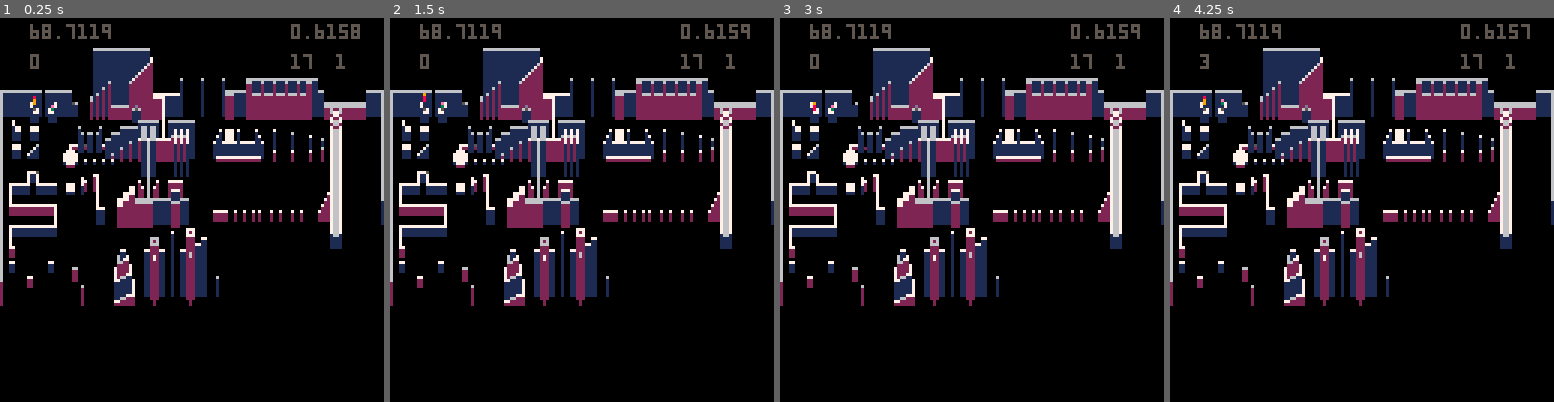
Above: before the commit, frames 1-4 (left to right).
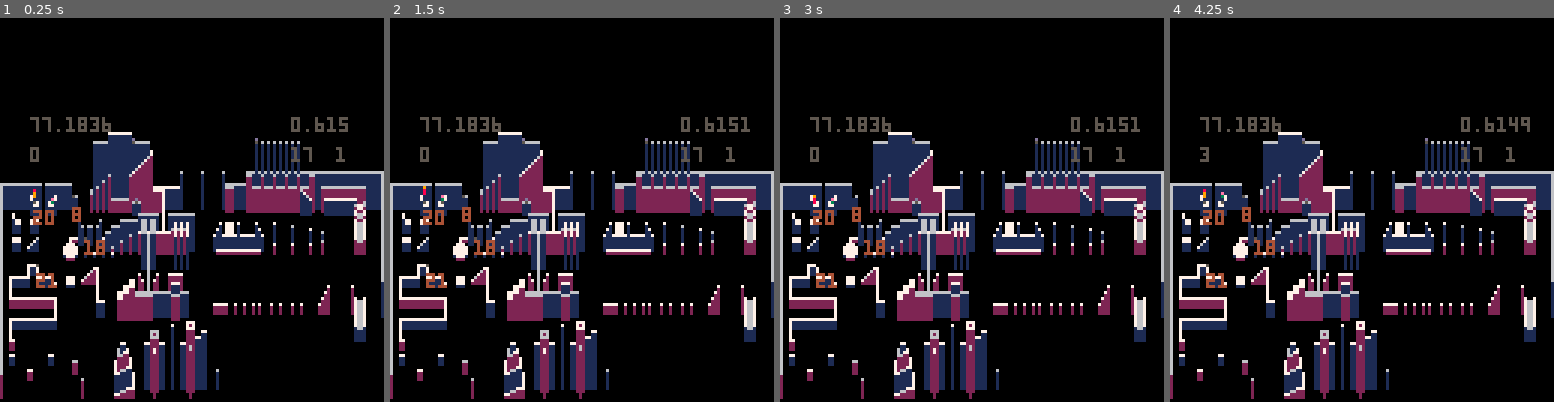
Above: after the commit, the same moments.

Repository: arnodick/tiny_parkour
Game: PICO-8 cartridge tinyp.p8
Same seed, same stepped clock (60 frames per second), same inputs: the game is played once before the commit and once after it.
Inputs:
- Up to frame 1 (0.25 s): no input
- Up to frame 2 (1.5 s): tap O (Z key) at 0.33, 0.7, 1.43 s; tap X (X key) at 1.07 s
- Up to frame 3 (3 s): tap X (X key) at 2.07, 2.4, 2.73 s; tap O (Z key) at 2.22 s
- Up to frame 4 (4.25 s): tap X (X key) every 0.33 s from 3.07 to 4.07 s; tap O (Z key) at 3.1, 3.98 s

The runs differ from the first frame. In frame 1, 38% of the frame differs, in the area x 0-100%, y 1-100%; in frame 2, 38%; in frame 3, 38%; in frame 4, 38%.

Commit message:
design and button stuff

Diff:
--- a/tinyp.p8
+++ b/tinyp.p8
@@ -17,7 +17,7 @@
 	makeitem(44,2,-5,1,8,9,4,7)--13 top detour
 	makeitem(71,35,-4,1,10,8,9)--14 false leap of faith
 	makeitem(68,11,-10,1,10,11,12,10)--15 secret reveal!
-	makeitem(93,1,-13,1,8,9,4,0,11)--16 top hook jumps
+	makeitem(93,1,-13,1,8,9,4,0,11,26)--16 top hook jumps
 	makeitem(79,14,-10,1,10,11,12,12,11)--17 secret climb
 	makeitem(28,11,-2,1,0,0,20,15)--18 invisible checkpoint
 	makeitem(76,15,-1,1,10,8,9,11)--19 post lof
@@ -27,6 +27,7 @@
 	makeitem(12,22,-3,1,8,9,4,0,0,0)--23 s route
 	makeitem(14,0,-10,1,10,11,24)--24 secret get!
 	makeitem(27,25,-3,1,8,9,4,4,5)--25 crossroad
+	makeitem(120,0,-13,1,8,9,4,0)--26 top innaccess
 	add(items,item_list[8])
 	add(items,item_list[18])
 	add(items,item_list[20])
@@ -34,19 +35,31 @@
 end
 
 function buttons_i()
-	makebutton(45, 2, -mget(45,2),  1,13,5,49, 2, mget(49,0),15,1)
-	makebutton(45, 2, -mget(45,2),  1,13,5,49, 1, mget(49,0),15,1)
-	makebutton(91, 15,-mget(91,15), 1,13,5,91, 15,0,20,-1)
-	makebutton(97, 15,-mget(97,15), 1,13,5,97, 15,0,20,-1)
-	makebutton(103,15,-mget(103,15),1,13,5,103,15,0,20,-1)
-	makebutton(107,15,-mget(107,15),1,13,5,107,15,0,20,-1)
-	makebutton(91, 14,-mget(91,14), 1,13,5,91, 14,0,20,-1)
-	makebutton(97, 14,-mget(97,14), 1,13,5,97, 14,0,20,-1)
-	makebutton(103,14,-mget(103,14),1,13,5,103,14,0,20,-1)
-	makebutton(107,14,-mget(107,14),1,13,5,107,14,0,20,-1)
-	makebutton(81,35,-mget(81,35),1,13,5,81,35,0,10,-1)
-	makebutton(90,35,-mget(90,35),1,13,5,90,35,0,10,-1)
-	makebutton(97,35,-mget(97,35),1,13,5,97,35,0,10,-1)
+	makebutton(45, 2, -mget(45,2),  1,13,5,49, 2,22,15,1,true)
+	makebutton(45, 2, -mget(45,2),  1,13,5,49, 1,22,15,1,true)
+	makebutton(44, 0, -mget(44,0),  1,13,5,122,1, 8,30,1,true)
+	makebutton(44, 0, -mget(44,0),  1,13,5,123,1, 9,30,1,true)
+	makebutton(44, 0, -mget(44,0),  1,13,5,124,1,10,30,1,true)
+	makebutton(44, 0, -mget(44,0),  1,13,5,125,1,11,30,1,true)
+	makebutton(44, 0, -mget(44,0),  1,13,5,126,1,12,30,1,true)
+	makebutton(101, 0,-mget(101,0), 1,13,5,101,0,22,10,1,false)
+	makebutton(85, 0, -mget(85,0),  1,13,5,78, 0,22,10,1,true)
+	makebutton(85, 0, -mget(85,0),  1,13,5,71, 0,25,10,1,true)
+	makebutton(85, 0, -mget(85,0),  1,13,5,64, 0,25,10,1,true)
+	makebutton(85, 0, -mget(85,0),  1,13,5,57, 0,22,10,1,true)
+	makebutton(85, 0, -mget(85,0),  1,13,5,50, 0,22,10,1,true)
+	makebutton(85, 0, -mget(85,0),  1,13,5,45, 0,23,10,1,true)
+	makebutton(91, 15,-mget(91,15), 1,13,5,91, 15,0,20,-1,false)
+	makebutton(97, 15,-mget(97,15), 1,13,5,97, 15,0,20,-1,false)
+	makebutton(103,15,-mget(103,15),1,13,5,103,15,0,20,-1,false)
+	makebutton(107,15,-mget(107,15),1,13,5,107,15,0,20,-1,false)
+	makebutton(91, 14,-mget(91,14), 1,13,5,91, 14,0,20,-1,false)
+	makebutton(97, 14,-mget(97,14), 1,13,5,97, 14,0,20,-1,false)
+	makebutton(103,14,-mget(103,14),1,13,5,103,14,0,20,-1,false)
+	makebutton(107,14,-mget(107,14),1,13,5,107,14,0,20,-1,false)
+	makebutton(81,35,-mget(81,35),1,13,5,81,35,0,10,-1,false)
+	makebutton(90,35,-mget(90,35),1,13,5,90,35,0,10,-1,false)
+	makebutton(97,35,-mget(97,35),1,13,5,97,35,0,10,-1,false)
 end
 
 function makeactor(x,y,z,w,c1,c2)
@@ -85,7 +98,7 @@
 	--d.c1=c1
 	--d.c2=c2
 	add(dead,d)
-	--return d
+	return d
 end
 
 function makeitem(x,y,z,w,c1,c2,b,ic1,ic2,ic3)
@@ -106,13 +119,14 @@
 	is.ys=ys
 end
 
-function makebutton(x,y,z,w,c1,c2,px,py,pz,spd,dir)
+function makebutton(x,y,z,w,c1,c2,px,py,pz,spd,dir,vis)
 	local b=makeactor(x,y,z,w,c1,c2)
 	b.px=px
 	b.py=py
 	b.pz=pz
 	b.spd=spd
 	b.dir=dir
+	b.vis=vis
 	b.pressed=false
 	add(buttons,b)
 	--return b
@@ -135,24 +149,24 @@
 		if btn(5,p.id) then p.speed=0.34 else p.speed=0.5 end
 		if(btn (0,p.id))then p.xspeed=-p.speed end
 		if(btn (1,p.id))then p.xspeed=p.speed end
- 	if(btn (2,p.id))then p.yspeed=-p.speed end
+		if(btn (2,p.id))then p.yspeed=-p.speed end
 		if(btn (3,p.id))then p.yspeed=p.speed end
 	else p.x=flr(p.x) p.y=flr(p.y)
 	end
 	--if on the ground then
 	if p.z>=-gh then
-	 --can jump while
+	 --can jump
 	 if p.ground>0 then
 			if(btnp(4,p.id)) then p.zspeed=p.speed sfx(3,1) end
 		end
-		--if hit ground, die
+		--if hit bottom, die
 		if flc!=13 then
 			if gh==0 then
 	 		for d in all(dead) do del(dead,d) end
 	 		makedead(p.x,p.y,p.z,1,p.c2,8)
 	 		if p.fall>10 then
-	 			del(splat,s)
-	 			s=makesplat(p.x,p.y,p.xspeed,p.yspeed)
+	 			for s in all(splat) do del(splat,s) end
+	 			makesplat(p.x,p.y,p.xspeed,p.yspeed)
 	 		end
 	 		--todo: maybe delete and reinit player here?
 	 		p.x=p.xs p.y=p.ys
@@ -172,7 +186,6 @@
 	p.z-=p.zspeed
 
 	--if in the air, fall
-	--make this an else of above func?
 	if(p.z<-mget(p.x,p.y)) then p.zspeed-=0.09 p.ground=0
 		if p.zspeed<0 then p.fall+=1 p.speed=0.5 end
 	--if not, stand at map's height
@@ -229,11 +242,13 @@
 end
 
 function drawbutton(b)
-	if b.dir>0 then
-		pset(b.x,b.y+b.z-1,b.c1)
-		if b.pressed==false then
-			pset(b.x,b.y+b.z,b.c2)
-		end
+	if b.vis==true then
+
+			pset(b.x,b.y+b.z-1,b.c1)
+			if b.pressed==false then
+				pset(b.x,b.y+b.z,b.c2)
+			end
+
 	end
 end
 
@@ -247,14 +262,14 @@
  pset(i.x,i.y+i.z,i.c1)
  pset(i.x,i.y-1+i.z,i.c1)
  pset(i.x,i.y-2+i.z,i.c2)
-	--print(i.n+1,i.x,i.y,4)
+	print(i.n+1,i.x,i.y,4)
 end
 
 function _init()
 	timer=0
 	mw=127 mh=63 mc1=6 mc2=1 flc=0--flc=13
 	ps=0.5
-	camera(0,-mh/2)
+	camera(0,-mh)
 	--actor={}
 	player={}
 	dead={}
@@ -452,165 +467,165 @@
 0000010200000000000000000000000000000002000000000000000000000000000000000000000000000000000000000000000000000000000000000000000000000000000000000000000000000000000000000000000000000000000000000000000000000000000000000000000000000000000000000000000000000000
 0000000000000000000000000000000000000000000000000000000000000000000000000000000000000000000000000000000000000000000000000000000000000000000000000000000000000000000000000000000000000000000000000000000000000000000000000000000000000000000000000000000000000000
 __map__
-0808080808080808080808080808000808080808080808080404000000000616161616161616161616161616161616161616130707070707070707070c0000000000000c0000000000000c080808080808080c0c0c0c0c0c0c0c0c0c0c0c0c0c0c0c0c0c0c0c0c0c0c0c08080404040404040404040404040404080808080808
-080000000000000000000503030000000303050000000000000000000000060008000a000c0404040404040c0d0e0f10111213070707070000000000000000000000000000000000000000080808000000000c0c0808080c0808080c0808080c0808080c08080c0c000000000404040404040404040404040404000000000008
-0800000000000000000005030300000003030500000000000000000000000000000000000000000000000000040404000000000000000700000000000000000000000000000000000000000000000000000000000000000000000000000000000000000000000000000000000000040303040000000000000000000000000008
-0800000000000000000000000000000000000000000000000000000000000000000000000000000000000000000000000000000000000700000000000000000000000000000000000000000000000000000000000000000000000000000000000000000000000000000000000000040303040000000000000000000000000008
-0800000000000000000000000000000000000000000000000000000000000000000000000000000000000000000000000000000000000700000000000000000000000000000000000000000000000000000000000000000000000000000000000000000000000000000000000000030202030000000000000000000000000008
-0800000000000000000000000000000000000000000000000000000000000000000000000000000000000000000000000000000000000700000000000000000000000000000000000000000000000000000000000000000000000000000000000000000000000000000000000000030202030000000000000000000000000008
-0800000000000000000000000000000000000000000000000000000000000000000000000000000000000000000000000000000000000700000000000000000000000000000000000000000000000000000000000000000000000000000000000000000000000000000000000000000000000000000000000000000000000008
-0800000005030300000003030300000000000000000000000000000000000000000000000000000000000000000000000000000000000700000000000000000000000000000000000000000000000000000000000000000000000000000000000000000000000000000000000000000000000000000000000000000000000008
-0800000005030300000003030300000000000000000000000000000000000000000000000000000000000000000000000000000000000700000000000000000000000000000000000000000000000000000000000000000000000000000000000000000000000000000000000000000000000000000000000000000000000008
-0800000000000000000000000000000000000000000000000000000000000000000000000000000000000000000000000000000000000700000000000000000000000000000000000000000000000000000000000000000000000000000000000000000000000000000000000000050404050000000000000000000000000008
-0800000000000000000000000000000000000000000000000000000000000000000000000000000000000000000000000000000000000700000000000000000000000000000000000000000505050000000000000000000000000000000000000000000000000000000000000000050404050000000000000000000000000008
-0800000000000000000000000000000000000000000000010101010101010100010101020304050506070707070708090909090909000700090909090909090909000000000000020303020505050000000000000000000000000000000000000000000000000000000000000000050404050000000000000000000000000008
-0800000000000000000000000000000000000000000000010000080600060600060800000000000000000000000000000000000000000700000000000000000000000000000000030400000505050000000000000000000000000000000000000000000000000000000000000000050404050000000000000000000000000008
-0800000003030300000000000000000000000000000001010100000000000000000000000000000000000000000000000000000000000700000000000000000000000000000000040500000505050000000000000000000000000000000000000000000000000000000000000000050404050000000000000000000000000008
-080000000303030000010203040000000000000000010101010100000000000000000006060808080a0a0a0a0a0a0c0c0c0c0c0c0c0007000c0c0c0c0c0c0c0c0c000000000000050709050505050509050505050509070500000009000000000008000000000007000000060000050404050000000000000000000000000008
-0800000000000000000000000000000000000000000101010101000000000000000000000002000004000006000007070707070707070707070808080808080000000000000000000101010101010101010101010101010000000003000000000003000000000003000000040000050404050000000000000000000000000008
-08000000000000000000000000000000000000000001010101010000010000010000010000010000000000000000000c0c070c0c0000000000000b000b000b0000000000000000000000000000000000000000000000000000000000000000000000000000000000000000000000050404050000000000000000000000000008
-08000000000000000000000000000000000000000000010101000000000000000000000000000000000000000000000c0c080c0c0000000000000b000b000b0000000000000000000000000000000000000000000000000000000000000000000000000000000000000000000000050404050000000000000000000000000008
-08000000000000000000000000000000000000000000000000000000000000000000000000000000000000000000000c0c080c0c0000000000000b000b000b0000000000000000000000000000000000000000000000000000000000000000000000000000000000000000000000050404050000000000000000000000000008
-08000000000000000000000000000000000000000000000000000000000000000000000000000000000000000000000c0c080c0c0000000000000b000b000b0000000000000000000000000000000000000000000000000000000000000000000000000000000000000000000000050404050000000000000000000000000008
-08000000000000000000000000000000000000000000000000000000000000000000000000000000000000000000000c0c080c0c0000000000000b000b000b0000000000000000000000000000000000000000000000000000000000000000000000000000000000000000000000050404050000000000000000000000000008
-0800000000000000000000000000000000000000000000000000000000000000000000000000000000000000000000000008000000000000000000000000000000000000000000000000000000000000000000000000000000000000000000000000000000000000000000000000050404050000000000000000000000000008
-0800000000000000000303030300000000000000000000000000000000000000000000000000000000000000000000000008000000000000000000000000000000000000000000000000000000000000000000000000000000000000000000000000000000000000000000000000050404050000000000000000000000000008
-0800000000000000000300000300000000000000000000000000000000000000000000000000000000000000000000000008000000000000000000000000000000000000000000000000000000000000000000000000000000000000000000000000000000000000000000000000050404050000000000000000000000000008
-0800000000000000000300000300000000000000000001010100000300000000000000000000000000000000000000000008000000000000000000000000000000000000000000000000000000000000000000000000000000000000000000000000000000000000000000000000050404050000000000000000000000000008
-0800000000000000000300000300000000000000000001010100000303000005050000000000000000000000000000000008000000000000000000000000000000000000000000000000000000000000000000000000000000000000000000000000000000000000000000000000050404050000000000000000000000000008
-0800000303030303030300000303030303030300000001010100000300000000050000000000000000000000000000000008000000000000000000000000000000000000000000000000000000000000000000000000000000000000000000000000000000000000000000000000050404050000000000000000000000000008
-0800000300000000000000000000000000000000000000000000000000000000050000000000000000000000000000000008000000000000000000000000000000000000000000000000000000000000000000000000000000000000000000000000000000000000000000000000050404050000000000000000000000000008
-0800000300000000000000000000000000000000000000000000000000000000050000000000000000000000000000000008000000000000000000000000000000000000000000000000000000000000000000000000000000000000000000000000000000000000000000000000050404050000000000000000000000000008
-0800000300000000000000000000000000000000000000000000000000000000050000000000000000000000000000000008000000000000000000000000000000000000000000000000000000000000000000000000000000000000000000000000000000000000000000000000050404050000000000000000000000000008
-0800000300000000000000000000000000000000000000000000000000000000050000000000000000000000000000000008000000000000000000000000000000000000000000000000000000000000000000000000000000000000000000000000000000000000000000000000050404050000000000000000000000000008
-0800000300000000000000000000000000000000000000000000000000000000050000000000000000000000000000000008000000000000000000000000000000000000000000000000000000000000000000000000000000000000000000000000000000000000000000000000050404050000000000000000000000000008
-…(130 lines of a section not shown)…
+0808080808080808080808080808000808080808080808080404000000000616161616161919191919191919161616161616130707070707070707070c0000000000000c0000000000000c080808080808080c0c0c160c160c160c160c160c160c160c160c0c0c0c0c0c0c0c0c0c0c0c0c0c0c0c0c0c0c0c0c0c0c0c0c0c0c0c
+080000000000000000000503030000000303050000000000000000000000060008000a000c0404040404040c0d0e0f10111213070707070000000000000000000000000000000000000000080808000000000c0c0808080c0808080c0808080c0808080c0808080c0c000008080808080808080808080808080800000000000c
+080000000000000000000503030000000303050000000000000000000000000000000000000000000000000004040400000000000000070000000000000000000000000000000000000000000000000000000000000000000000000000000000000000000807060500000000050505050505050505050503030400000000000c
+080000000000000000000000000000000000000000000000000000000000000000000000000000000000000000000000000000000000070000000000000000000000000000000000000000000000000000000000000000000000000000000000000000000000000000000000000000000000000000000403030400000000000c
+080000000000000000000000000000000000000000000000000000000000000000000000000000000000000000000000000000000000070000000000000000000000000000000000000000000000000000000000000000000000000000000000000000000000000000000000000000000000000000000302020300000000000c
+080000000000000000000000000000000000000000000000000000000000000000000000000000000000000000000000000000000000070000000000000000000000000000000000000000000000000000000000000000000000000000000000000000000000000000000000000000000000000000000302020300000000000c
+080000000000000000000000000000000000000000000000000000000000000000000000000000000000000000000000000000000000070000000000000000000000000000000000000000000000000000000000000000000000000000000000000000000000000000000000000000000000000000000000000000000000000c
+080000000503030000000303030000000000000000000000000000000000000000000000000000000000000000000000000000000000070000000000000000000000000000000000000000000000000000000000000000000000000000000000000000000000000000000000000000000000000000000000000000000000000c
+080000000503030000000303030000000000000000000000000000000000000000000000000000000000000000000000000000000000070000000000000000000000000000000000000000000000000000000000000000000000000000000000000000000000000000000000000000000000000000000000000000000000000c
+080000000000000000000000000000000000000000000000000000000000000000000000000000000000000000000000000000000000070000000000000000000000000000000000000000000000000000000000000000000000000000000000000000000000000000000000000000000000000000000504040500000000000c
+080000000000000000000000000000000000000000000000000000000000000000000000000000000000000000000000000000000000070000000000000000000000000000000000000000050505000000000000000000000000000000000000000000000000000000000000000000000000000000000504040500000000000c
+080000000000000000000000000000000000000000000001010101010101010001010102030405050607070707070809090909090900070009090909090909090900000000000002030302050505000000000000000000000000000000000000000000000000000000000000000000000000000000000504040500000000000c
+080000000000000000000000000000000000000000000001000008060006060006080000000000000000000000000000000000000000070000000000000000000000000000000003040000050505000000000000000000000000000000000000000000000000000000000000000000000000000000000504040500000000000c
+080000000303030000000000000000000000000000000101010000000000000000000000000000000000000000000000000000000000070000000000000000000000000000000004050000050505000000000000000000000000000000000000000000000000000000000000000000000000000000000504040500000000000c
+080000000303030000010203040000000000000000010101010100000000000000000006060808080a0a0a0a0a0a0c0c0c0c0c0c0c0007000c0c0c0c0c0c0c0c0c00000000000005070905050505050905050505050907050000000900000000000800000000000700000006000000000000000000000504040500000000000c
+080000000000000000000000000000000000000000010101010100000000000000000000000200000400000600000707070707070707070707080808080808000000000000000000010101010101010101010101010101000000000300000000000300000000000300000004000000000000000000000504040500000000000c
+08000000000000000000000000000000000000000001010101010000010000010000010000010000000000000000000c0c070c0c0000000000000b000b000b000000000000000000000000000000000000000000000000000000000000000000000000000000000000000000000000000000000000000000000000000000000c
+08000000000000000000000000000000000000000000010101000000000000000000000000000000000000000000000c0c080c0c0000000000000b000b000b000000000000000000000000000000000000000000000000000000000000000000000000000000000000000000000000000000000000000000000000000000000c
+08000000000000000000000000000000000000000000000000000000000000000000000000000000000000000000000c0c080c0c0000000000000b000b000b000000000000000000000000000000000000000000000000000000000000000000000000000000000000000000000000000000000000000000000000000000000c
+08000000000000000000000000000000000000000000000000000000000000000000000000000000000000000000000c0c080c0c0000000000000b000b000b000000000000000000000000000000000000000000000000000000000000000000000000000000000000000000000000000000000000000000000000000000000c
+08000000000000000000000000000000000000000000000000000000000000000000000000000000000000000000000c0c080c0c0000000000000b000b000b000000000000000000000000000000000000000000000000000000000000000000000000000000000000000000000000000000000000000000000000000000000c
+080000000000000000000000000000000000000000000000000000000000000000000000000000000000000000000000000800000000000000000000000000000000000000000000000000000000000000000000000000000000000000000000000000000000000000000000000000000000000000000000000000000000000c
+080000000000000000030303030000000000000000000000000000000000000000000000000000000000000000000000000800000000000000000000000000000000000000000000000000000000000000000000000000000000000000000000000000000000000000000000000000000000000000000000000000000000000c
+080000000000000000030000030000000000000000000000000000000000000000000000000000000000000000000000000800000000000000000000000000000000000000000000000000000000000000000000000000000000000000000000000000000000000000000000000000000000000000000000000000000000000c
+080000000000000000030000030000000000000000000101010000000000000000000000000000000000000000000000000800000000000000000000000000000000000000000000000000000000000000000000000000000000000000000000000000000000000000000000000000000000000000000000000000000000000c
+080000000000000000030000030000000000000000000101010000010203040505000000000000000000000000000000000800000000000000000000000000000000000000000000000000000000000000000000000000000000000000000000000000000000000000000000000000000000000000000000000000000000000c
+080000030303030303030000030303030302010000000101010000000000000005000000000000000000000000000000000800000000000000000000000000000000000000000000000000000000000000000000000000000000000000000000000000000000000000000000000000000000000000000000000000000000000c
+080000030000000000000000000000000000000000000000000000000000000005000000000000000000000000000000000800000000000000000000000000000000000000000000000000000000000000000000000000000000000000000000000000000000000000000000000000000000000000000000000000000000000c
+080000030000000000000000000000000000000000000000000000000000000005000000000000000000000000000000000800000000000000000000000000000000000000000000000000000000000000000000000000000000000000000000000000000000000000000000000000000000000000000000000000000000000c
+080000030000000000000000000000000000000000000000000000000000000005000000000000000000000000000000000800000000000000000000000000000000000000000000000000000000000000000000000000000000000000000000000000000000000000000000000000000000000000000000000000000000000c
+080000030000000000000000000000000000000000000000000000000000000005000000000000000000000000000000000800000000000000000000000000000000000000000000000000000000000000000000000000000000000000000000000000000000000000000000000000000000000000000000000000000000000c
+080000030000000000000000000000000000000000000000000000000000000005000000000000000000000000000000000800000000000000000000000000000000000000000000000000000000000000000000000000000000000000000000000000000000000000000000000000000000000000000000000000000000000c
+…(130 lines of a section not shown)…
Not shown, changed: 21 lines of the sprite sheet (__gfx__) section of tinyp.p8
